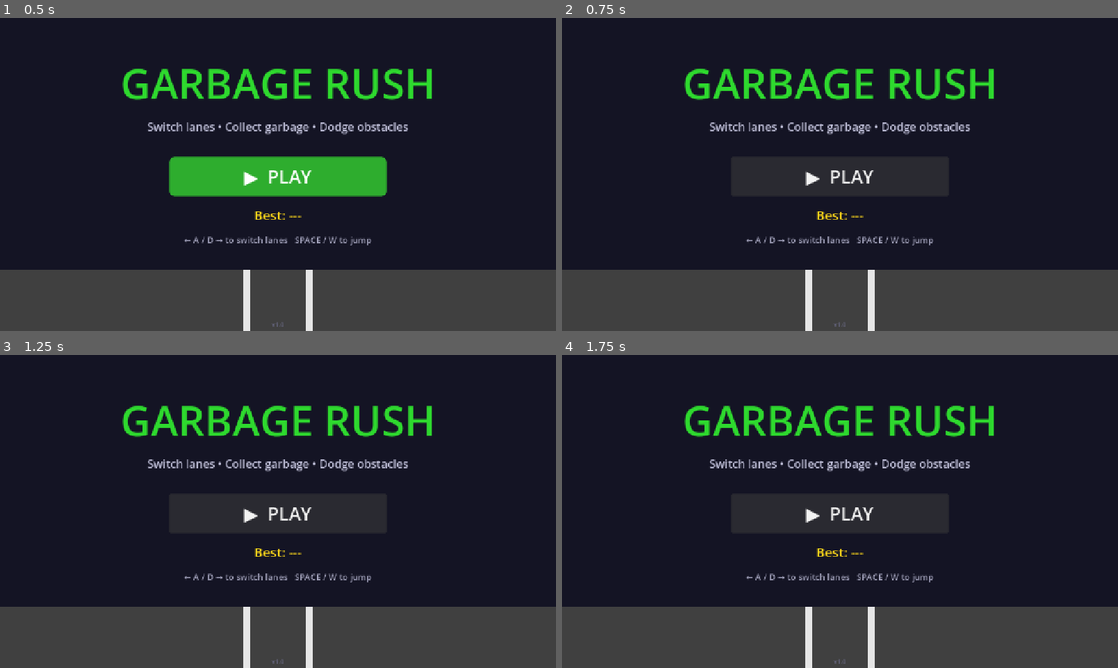
Above: before the commit, frames 1-4 (two rows, left to right).
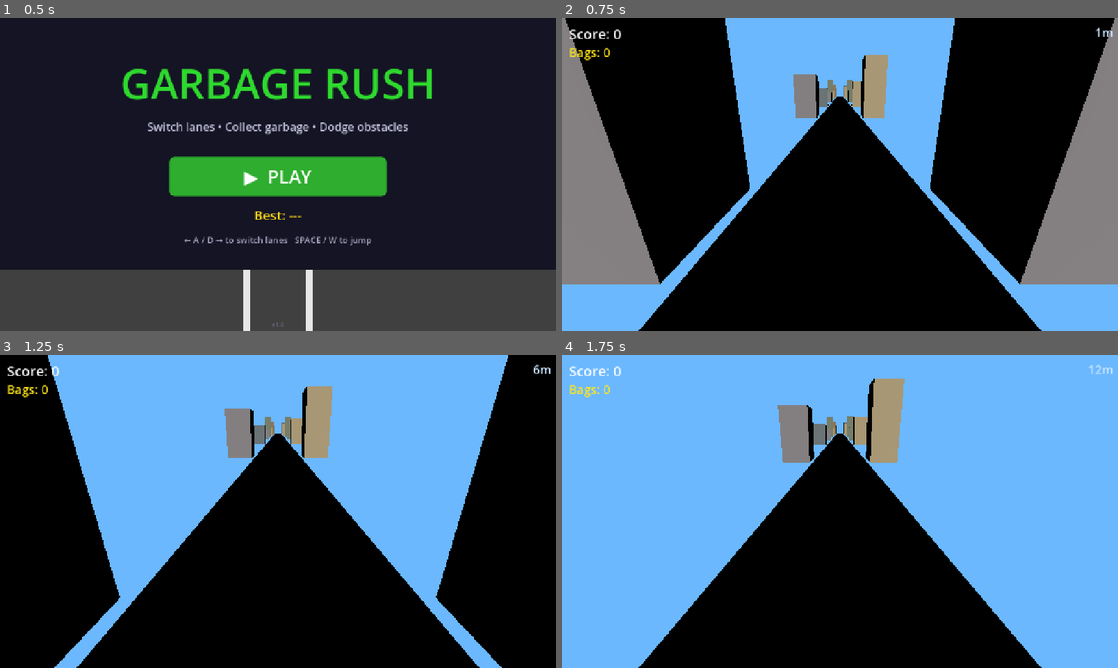
Above: after the commit, the same moments.

Repository: bhavyat81/runner
Game: Godot game, scene res://scenes/main_menu.tscn
Same seed, same stepped clock (60 frames per second), same inputs: the game is played once before the commit and once after it.
Inputs (mouse positions are in pixels of both pictures, inside the frame that each line leads up to):
- Up to frame 1 (0.5 s): no input
- Up to frame 2 (0.75 s): click "▶ PLAY" at 0.5 s
- Up to frame 3 (1.25 s): no input
- Up to frame 4 (1.75 s): click (840, 514) at 1.25 s, where only the run before the commit has a clickable "▶ PLAY"

Frame 1 is identical in both runs. In frame 2, 100% of the frame differs, in the area x 0-100%, y 0-100%; in frame 3, 100%; in frame 4, 100%.
Error before the commit: Parse Error: Expected indented block after function declaration. (res://scripts/game_manager.gd:22)

Commit message:
Fix: Add proper TAB indentation to all GDScript files
Co-authored-by: bhavyat81 <233542359+bhavyat81@users.noreply.github.com>

Diff:
--- a/scripts/building.gd
+++ b/scripts/building.gd
@@ -5,11 +5,11 @@
 @onready var mesh_instance: MeshInstance3D = $Mesh
 
 func setup(height: float, color: Color) -> void:
-var box := BoxMesh.new()
-box.size = Vector3(4.0, height, 6.0)
-mesh_instance.mesh = box
-mesh_instance.position.y = height * 0.5
+	var box := BoxMesh.new()
+	box.size = Vector3(4.0, height, 6.0)
+	mesh_instance.mesh = box
+	mesh_instance.position.y = height * 0.5
 
-var mat := StandardMaterial3D.new()
-mat.albedo_color = color
-mesh_instance.material_override = mat
+	var mat := StandardMaterial3D.new()
+	mat.albedo_color = color
+	mesh_instance.material_override = mat
--- a/scripts/game.gd
+++ b/scripts/game.gd
@@ -30,120 +30,119 @@
 var right_buildings: Array[Node3D] = []
 
 func _ready() -> void:
-truck.died.connect(_on_truck_died)
-_setup_road()
-_setup_buildings()
-obstacle_timer.timeout.connect(_spawn_obstacle)
-garbage_timer.timeout.connect(_spawn_garbage_marker)
-obstacle_timer.start(2.5)
-garbage_timer.start(2.0)
+	truck.died.connect(_on_truck_died)
+	_setup_road()
+	_setup_buildings()
+	obstacle_timer.timeout.connect(_spawn_obstacle)
+	garbage_timer.timeout.connect(_spawn_garbage_marker)
+	obstacle_timer.start(2.5)
+	garbage_timer.start(2.0)
 
 func _process(delta: float) -> void:
-if GameManager.current_state != GameManager.GameState.PLAYING:
-return
+	if GameManager.current_state != GameManager.GameState.PLAYING:
+		return
 
-GameManager.update_game(delta)
-var spd: float = GameManager.current_speed
+	GameManager.update_game(delta)
+	var spd: float = GameManager.current_speed
 
-# Scroll road segments (recycle when they pass the camera)
-for seg in road_segments:
-seg.position.z += spd * delta
-if seg.position.z >= DESPAWN_Z:
-seg.position.z -= SEGMENT_LENGTH * NUM_SEGMENTS
+	# Scroll road segments (recycle when they pass the camera)
+	for seg in road_segments:
+		seg.position.z += spd * delta
+		if seg.position.z >= DESPAWN_Z:
+			seg.position.z -= SEGMENT_LENGTH * NUM_SEGMENTS
 
-# Scroll buildings (same recycling logic)
-for b in left_buildings:
-b.position.z += spd * delta
-if b.position.z >= DESPAWN_Z:
-b.position.z -= SEGMENT_LENGTH * NUM_SEGMENTS
-for b in right_buildings:
-b.position.z += spd * delta
-if b.position.z >= DESPAWN_Z:
-b.position.z -= SEGMENT_LENGTH * NUM_SEGMENTS
+	# Scroll buildings (same recycling logic)
+	for b in left_buildings:
+		b.position.z += spd * delta
+		if b.position.z >= DESPAWN_Z:
+			b.position.z -= SEGMENT_LENGTH * NUM_SEGMENTS
+	for b in right_buildings:
+		b.position.z += spd * delta
+		if b.position.z >= DESPAWN_Z:
+			b.position.z -= SEGMENT_LENGTH * NUM_SEGMENTS
 
-# Scroll and despawn obstacles and markers
-for child in obstacle_container.get_children():
-child.position.z += spd * delta
-if child.position.z >= DESPAWN_Z:
-child.queue_free()
-for child in marker_container.get_children():
-child.position.z += spd * delta
-if child.position.z >= DESPAWN_Z:
-child.queue_free()
+	# Scroll and despawn obstacles and markers
+	for child in obstacle_container.get_children():
+		child.position.z += spd * delta
+		if child.position.z >= DESPAWN_Z:
+			child.queue_free()
+	for child in marker_container.get_children():
+		child.position.z += spd * delta
+		if child.position.z >= DESPAWN_Z:
+			child.queue_free()
 
-# Update HUD
-score_label.text = "Score: %d" % GameManager.score
-garbage_label.text = "Bags: %d" % GameManager.garbage_collected
-distance_label.text = "%dm" % int(GameManager.distance)
+	# Update HUD
+	score_label.text = "Score: %d" % GameManager.score
+	garbage_label.text = "Bags: %d" % GameManager.garbage_collected
+	distance_label.text = "%dm" % int(GameManager.distance)
 
 func _setup_road() -> void:
-for i in range(NUM_SEGMENTS):
-var seg: Node3D = ROAD_SEGMENT_SCENE.instantiate()
-road_container.add_child(seg)
-seg.position.z = -SEGMENT_LENGTH * i
-road_segments.append(seg)
+	for i in range(NUM_SEGMENTS):
+		var seg: Node3D = ROAD_SEGMENT_SCENE.instantiate()
+		road_container.add_child(seg)
+		seg.position.z = -SEGMENT_LENGTH * i
+		road_segments.append(seg)
 
 func _setup_buildings() -> void:
-for i in range(NUM_SEGMENTS):
-var z_pos: float = -SEGMENT_LENGTH * i
+	for i in range(NUM_SEGMENTS):
+		var z_pos: float = -SEGMENT_LENGTH * i
 
-var lb: Node3D = BUILDING_SCENE.instantiate()
-building_container.add_child(lb)
-lb.position = Vector3(-BUILDING_X, 0.0, z_pos)
-lb.setup(randf_range(4.0, 14.0), _random_building_color())
-left_buildings.append(lb)
+		var lb: Node3D = BUILDING_SCENE.instantiate()
+		building_container.add_child(lb)
+		lb.position = Vector3(-BUILDING_X, 0.0, z_pos)
+		lb.setup(randf_range(4.0, 14.0), _random_building_color())
+		left_buildings.append(lb)
 
-var rb: Node3D = BUILDING_SCENE.instantiate()
-building_container.add_child(rb)
-rb.position = Vector3(BUILDING_X, 0.0, z_pos)
-rb.setup(randf_range(4.0, 14.0), _random_building_color())
-right_buildings.append(rb)
+		var rb: Node3D = BUILDING_SCENE.instantiate()
+		building_container.add_child(rb)
+		rb.position = Vector3(BUILDING_X, 0.0, z_pos)
+		rb.setup(randf_range(4.0, 14.0), _random_building_color())
+		right_buildings.append(rb)
 
 func _random_building_color() -> Color:
-var palette := [
-Color(0.5, 0.5, 0.55, 1),   # Gray
-Color(0.55, 0.45, 0.35, 1), # Brown
-Color(0.65, 0.6, 0.5, 1),   # Beige
-Color(0.4, 0.45, 0.5, 1),   # Blue-gray
-Color(0.45, 0.5, 0.45, 1),  # Muted green
-]
-return palette[randi() % palette.size()]
+	var palette := [
+		Color(0.5, 0.5, 0.55, 1),
+		Color(0.55, 0.45, 0.35, 1),
+		Color(0.65, 0.6, 0.5, 1),
+		Color(0.4, 0.45, 0.5, 1),
+		Color(0.45, 0.5, 0.45, 1),
+	]
+	return palette[randi() % palette.size()]
 
 func _spawn_obstacle() -> void:
-if GameManager.current_state != GameManager.GameState.PLAYING:
-return
+	if GameManager.current_state != GameManager.GameState.PLAYING:
+		return
 
-var obs: Area3D = OBSTACLE_SCENE.instantiate()
-obstacle_container.add_child(obs)
-obs.position.z = SPAWN_Z
+	var obs: Area3D = OBSTACLE_SCENE.instantiate()
+	obstacle_container.add_child(obs)
+	obs.position.z = SPAWN_Z
 
-var colors := [
-Color(1.0, 0.25, 0.25, 1), # Red car
-Color(1.0, 0.55, 0.05, 1), # Orange barrier
-Color(1.0, 0.9, 0.1, 1),   # Yellow cone
-]
-obs.setup(randi() % 3, colors[randi() % colors.size()])
+	var colors := [
+		Color(1.0, 0.25, 0.25, 1),
+		Color(1.0, 0.55, 0.05, 1),
+		Color(1.0, 0.9, 0.1, 1),
+	]
+	obs.setup(randi() % 3, colors[randi() % colors.size()])
 
-# Dynamically adjust spawn interval as speed increases
-var ratio: float = (GameManager.current_speed - GameManager.BASE_SPEED) / \
-(GameManager.MAX_SPEED - GameManager.BASE_SPEED)
-obstacle_timer.start(lerpf(3.5, 1.2, clampf(ratio, 0.0, 1.0)))
+	var ratio: float = (GameManager.current_speed - GameManager.BASE_SPEED) / \
+		(GameManager.MAX_SPEED - GameManager.BASE_SPEED)
+	obstacle_timer.start(lerpf(3.5, 1.2, clampf(ratio, 0.0, 1.0)))
 
 func _spawn_garbage_marker() -> void:
-if GameManager.current_state != GameManager.GameState.PLAYING:
-return
+	if GameManager.current_state != GameManager.GameState.PLAYING:
+		return
 
-var marker: Area3D = MARKER_SCENE.instantiate()
-marker_container.add_child(marker)
-marker.position.z = SPAWN_Z
-marker.position.y = 0.03
-marker.setup(randi() % 3)
+	var marker: Area3D = MARKER_SCENE.instantiate()
+	marker_container.add_child(marker)
+	marker.position.z = SPAWN_Z
+	marker.position.y = 0.03
+	marker.setup(randi() % 3)
 
-garbage_timer.start(randf_range(1.8, 3.5))
+	garbage_timer.start(randf_range(1.8, 3.5))
 
 func _on_truck_died() -> void:
-obstacle_timer.stop()
-garbage_timer.stop()
-GameManager.end_game()
-await get_tree().create_timer(1.2).timeout
-get_tree().change_scene_to_file("res://scenes/game_over.tscn")
+	obstacle_timer.stop()
+	garbage_timer.stop()
+	GameManager.end_game()
+	await get_tree().create_timer(1.2).timeout
+	get_tree().change_scene_to_file("res://scenes/game_over.tscn")
--- a/scripts/game_manager.gd
+++ b/scripts/game_manager.gd
@@ -20,68 +20,68 @@
 var current_speed: float = BASE_SPEED
 
 func _ready() -> void:
-_load_high_score()
+	_load_high_score()
 
 func start_game() -> void:
-score = 0
-garbage_collected = 0
-distance = 0.0
-current_speed = BASE_SPEED
-current_state = GameState.PLAYING
-game_state_changed.emit(current_state)
-get_tree().change_scene_to_file("res://scenes/game.tscn")
+	score = 0
+	garbage_collected = 0
+	distance = 0.0
+	current_speed = BASE_SPEED
+	current_state = GameState.PLAYING
+	game_state_changed.emit(current_state)
+	get_tree().change_scene_to_file("res://scenes/game.tscn")
 
 func end_game() -> void:
-current_state = GameState.GAME_OVER
-if score > high_score:
-high_score = score
-_save_high_score()
-game_state_changed.emit(current_state)
+	current_state = GameState.GAME_OVER
+	if score > high_score:
+		high_score = score
+		_save_high_score()
+	game_state_changed.emit(current_state)
 
 func go_to_main_menu() -> void:
-current_state = GameState.MENU
-game_state_changed.emit(current_state)
-get_tree().change_scene_to_file("res://scenes/main_menu.tscn")
+	current_state = GameState.MENU
+	game_state_changed.emit(current_state)
+	get_tree().change_scene_to_file("res://scenes/main_menu.tscn")
 
 func pause_game() -> void:
-if current_state == GameState.PLAYING:
-current_state = GameState.PAUSED
-get_tree().paused = true
-game_state_changed.emit(current_state)
+	if current_state == GameState.PLAYING:
+		current_state = GameState.PAUSED
+		get_tree().paused = true
+		game_state_changed.emit(current_state)
 
 func resume_game() -> void:
-if current_state == GameState.PAUSED:
-current_state = GameState.PLAYING
-get_tree().paused = false
-game_state_changed.emit(current_state)
+	if current_state == GameState.PAUSED:
+		current_state = GameState.PLAYING
+		get_tree().paused = false
+		game_state_changed.emit(current_state)
 
 func add_score(points: int) -> void:
-score += points
-score_changed.emit(score)
+	score += points
+	score_changed.emit(score)
 
 func collect_garbage() -> void:
-garbage_collected += 1
-add_score(10)
+	garbage_collected += 1
+	add_score(10)
 
 func update_game(delta: float) -> void:
-if current_state != GameState.PLAYING:
-return
-distance += current_speed * delta
-current_speed = minf(current_speed + SPEED_INCREMENT * delta, MAX_SPEED)
+	if current_state != GameState.PLAYING:
+		return
+	distance += current_speed * delta
+	current_speed = minf(current_speed + SPEED_INCREMENT * delta, MAX_SPEED)
 
 func _save_high_score() -> void:
-var data := {"high_score": high_score}
-var file := FileAccess.open("user://save_data.json", FileAccess.WRITE)
-if file:
-file.store_string(JSON.stringify(data))
-file.close()
+	var data := {"high_score": high_score}
+	var file := FileAccess.open("user://save_data.json", FileAccess.WRITE)
+	if file:
+		file.store_string(JSON.stringify(data))
+		file.close()
 
 func _load_high_score() -> void:
-if FileAccess.file_exists("user://save_data.json"):
-var file := FileAccess.open("user://save_data.json", FileAccess.READ)
-if file:
-var content := file.get_as_text()
-file.close()
-var json := JSON.new()
-if json.parse(content) == OK and json.data is Dictionary:
-high_score = int(json.data.get("high_score", 0))
+	if FileAccess.file_exists("user://save_data.json"):
+		var file := FileAccess.open("user://save_data.json", FileAccess.READ)
+		if file:
+			var content := file.get_as_text()
+			file.close()
+			var json := JSON.new()
+			if json.parse(content) == OK and json.data is Dictionary:
+				high_score = int(json.data.get("high_score", 0))
--- a/scripts/game_over.gd
+++ b/scripts/game_over.gd
@@ -9,15 +9,15 @@
 @onready var menu_btn: Button = $Panel/VBox/ButtonRow/MenuButton
 
 func _ready() -> void:
-final_score.text = "Score: %d" % GameManager.score
-garbage_label.text = "Bags Collected: %d" % GameManager.garbage_collected
-best_score.text = "Best: %d" % GameManager.high_score
-restart_btn.pressed.connect(_on_restart)
-menu_btn.pressed.connect(_on_menu)
-get_tree().paused = false
+	final_score.text = "Score: %d" % GameManager.score
+	garbage_label.text = "Bags Collected: %d" % GameManager.garbage_collected
+	best_score.text = "Best: %d" % GameManager.high_score
+	restart_btn.pressed.connect(_on_restart)
+	menu_btn.pressed.connect(_on_menu)
+	get_tree().paused = false
 
 func _on_restart() -> void:
-GameManager.start_game()
+	GameManager.start_game()
 
 func _on_menu() -> void:
-GameManager.go_to_main_menu()
+	GameManager.go_to_main_menu()
--- a/scripts/garbage_marker.gd
+++ b/scripts/garbage_marker.gd
@@ -18,57 +18,57 @@
 const BAG_FALL_SPEED: float = 8.0
 
 func _ready() -> void:
-body_entered.connect(_on_body_entered)
-_build_meshes()
+	body_entered.connect(_on_body_entered)
+	_build_meshes()
 
 func _build_meshes() -> void:
-# Red glowing disc on road surface
-var cyl := CylinderMesh.new()
-cyl.top_radius = 0.85
-cyl.bottom_radius = 0.85
-cyl.height = 0.06
-marker_mesh.mesh = cyl
+	# Red glowing disc on road surface
+	var cyl := CylinderMesh.new()
+	cyl.top_radius = 0.85
+	cyl.bottom_radius = 0.85
+	cyl.height = 0.06
+	marker_mesh.mesh = cyl
 
-var red_mat := StandardMaterial3D.new()
-red_mat.albedo_color = Color(1.0, 0.05, 0.05, 1.0)
-red_mat.emission_enabled = true
-red_mat.emission = Color(1.0, 0.0, 0.0, 1.0)
-red_mat.emission_energy_multiplier = 0.6
-marker_mesh.material_override = red_mat
+	var red_mat := StandardMaterial3D.new()
+	red_mat.albedo_color = Color(1.0, 0.05, 0.05, 1.0)
+	red_mat.emission_enabled = true
+	red_mat.emission = Color(1.0, 0.0, 0.0, 1.0)
+	red_mat.emission_energy_multiplier = 0.6
+	marker_mesh.material_override = red_mat
 
-# Dark garbage bag falling from building roof
-var sphere := SphereMesh.new()
-sphere.radius = 0.3
-sphere.height = 0.6
-garbage_bag.mesh = sphere
-garbage_bag.position.y = BAG_START_Y
+	# Dark garbage bag falling from building roof
+	var sphere := SphereMesh.new()
+	sphere.radius = 0.3
+	sphere.height = 0.6
+	garbage_bag.mesh = sphere
+	garbage_bag.position.y = BAG_START_Y
 
-var dark_mat := StandardMaterial3D.new()
-dark_mat.albedo_color = Color(0.15, 0.15, 0.15, 1.0)
-garbage_bag.material_override = dark_mat
+	var dark_mat := StandardMaterial3D.new()
+	dark_mat.albedo_color = Color(0.15, 0.15, 0.15, 1.0)
+	garbage_bag.material_override = dark_mat
 
-# Cylindrical collision zone covering the disc area
-var cyl_shape := CylinderShape3D.new()
-cyl_shape.radius = 0.85
-cyl_shape.height = 1.5
-collision_shape.shape = cyl_shape
-collision_shape.position.y = 0.75
+	# Cylindrical collision zone covering the disc area
+	var cyl_shape := CylinderShape3D.new()
+	cyl_shape.radius = 0.85
+	cyl_shape.height = 1.5
+	collision_shape.shape = cyl_shape
+	collision_shape.position.y = 0.75
 
 func setup(p_lane: int) -> void:
-lane = p_lane
-position.x = LANE_X[lane]
+	lane = p_lane
+	position.x = LANE_X[lane]
 
 func _process(delta: float) -> void:
-if bag_falling and not collected:
-garbage_bag.position.y = maxf(
-garbage_bag.position.y - BAG_FALL_SPEED * delta,
-BAG_END_Y
-)
-if garbage_bag.position.y <= BAG_END_Y:
-bag_falling = false
+	if bag_falling and not collected:
+		garbage_bag.position.y = maxf(
+			garbage_bag.position.y - BAG_FALL_SPEED * delta,
+			BAG_END_Y
+		)
+		if garbage_bag.position.y <= BAG_END_Y:
+			bag_falling = false
 
 func _on_body_entered(body: Node3D) -> void:
-if body.is_in_group("truck") and not collected:
-collected = true
-GameManager.collect_garbage()
-queue_free()
+	if body.is_in_group("truck") and not collected:
+		collected = true
+		GameManager.collect_garbage()
+		queue_free()
--- a/scripts/main_menu.gd
+++ b/scripts/main_menu.gd
@@ -6,10 +6,10 @@
 @onready var high_score_label: Label = $VBoxContainer/HighScoreLabel
 
 func _ready() -> void:
-var hs: int = GameManager.high_score
-high_score_label.text = "Best: ---" if hs == 0 else "Best: %d" % hs
-play_button.pressed.connect(_on_play_pressed)
-get_tree().paused = false
+	var hs: int = GameManager.high_score
+	high_score_label.text = "Best: ---" if hs == 0 else "Best: %d" % hs
+	play_button.pressed.connect(_on_play_pressed)
+	get_tree().paused = false
 
 func _on_play_pressed() -> void:
-GameManager.start_game()
+	GameManager.start_game()
--- a/scripts/obstacle.gd
+++ b/scripts/obstacle.gd
@@ -8,25 +8,25 @@
 const LANE_X: Array[float] = [-2.0, 0.0, 2.0]
 
 func _ready() -> void:
-body_entered.connect(_on_body_entered)
+	body_entered.connect(_on_body_entered)
 
 func setup(lane: int, color: Color) -> void:
-position.x = LANE_X[lane]
+	position.x = LANE_X[lane]
 
-var box := BoxMesh.new()
-box.size = Vector3(1.6, 1.2, 1.8)
-mesh_instance.mesh = box
-mesh_instance.position.y = 0.6
+	var box := BoxMesh.new()
+	box.size = Vector3(1.6, 1.2, 1.8)
+	mesh_instance.mesh = box
+	mesh_instance.position.y = 0.6
 
-var mat := StandardMaterial3D.new()
-mat.albedo_color = color
-mesh_instance.material_override = mat
+	var mat := StandardMaterial3D.new()
+	mat.albedo_color = color
+	mesh_instance.material_override = mat
 
-var shape := BoxShape3D.new()
-shape.size = Vector3(1.6, 1.2, 1.8)
-collision_shape.shape = shape
-collision_shape.position.y = 0.6
+	var shape := BoxShape3D.new()
+	shape.size = Vector3(1.6, 1.2, 1.8)
+	collision_shape.shape = shape
+	collision_shape.position.y = 0.6
 
 func _on_body_entered(body: Node3D) -> void:
-if body.is_in_group("truck"):
-body.die()
+	if body.is_in_group("truck"):
+		body.die()
--- a/scripts/truck.gd
+++ b/scripts/truck.gd
@@ -22,62 +22,62 @@
 signal died
 
 func _ready() -> void:
-current_lane = 1
-target_x = LANES[current_lane]
-position = Vector3(0.0, 0.0, 0.0)
-add_to_group("truck")
+	current_lane = 1
+	target_x = LANES[current_lane]
+	position = Vector3(0.0, 0.0, 0.0)
+	add_to_group("truck")
 
 func _physics_process(delta: float) -> void:
-if is_dead:
-return
+	if is_dead:
+		return
 
-# Apply gravity
-if not is_on_floor():
-velocity.y -= GRAVITY * delta
-else:
-velocity.y = 0.0
+	# Apply gravity
+	if not is_on_floor():
+		velocity.y -= GRAVITY * delta
+	else:
+		velocity.y = 0.0
 
-# Smooth X lane transition
-position.x = lerp(position.x, target_x, LANE_SWITCH_SPEED * delta)
+	# Smooth X lane transition
+	position.x = lerp(position.x, target_x, LANE_SWITCH_SPEED * delta)
 
-move_and_slide()
+	move_and_slide()
 
 func _input(event: InputEvent) -> void:
-if is_dead:
-return
+	if is_dead:
+		return
 
-# Keyboard / gamepad controls
-if event.is_action_pressed("move_left"):
-_change_lane(-1)
-elif event.is_action_pressed("move_right"):
-_change_lane(1)
-elif event.is_action_pressed("jump"):
-_try_jump()
+	# Keyboard / gamepad controls
+	if event.is_action_pressed("move_left"):
+		_change_lane(-1)
+	elif event.is_action_pressed("move_right"):
+		_change_lane(1)
+	elif event.is_action_pressed("jump"):
+		_try_jump()
 
-# Touch swipe controls
-if event is InputEventScreenTouch:
-if event.pressed:
-touch_start = event.position
-else:
-var delta_vec: Vector2 = event.position - touch_start
-if delta_vec.length() > SWIPE_THRESHOLD:
-if abs(delta_vec.x) > abs(delta_vec.y):
-_change_lane(1 if delta_vec.x > 0 else -1)
-elif delta_vec.y < 0:
-_try_jump()
+	# Touch swipe controls
+	if event is InputEventScreenTouch:
+		if event.pressed:
+			touch_start = event.position
+		else:
+			var delta_vec: Vector2 = event.position - touch_start
+			if delta_vec.length() > SWIPE_THRESHOLD:
+				if abs(delta_vec.x) > abs(delta_vec.y):
+					_change_lane(1 if delta_vec.x > 0 else -1)
+				elif delta_vec.y < 0:
+					_try_jump()
 
 func _change_lane(direction: int) -> void:
-var new_lane := clampi(current_lane + direction, 0, 2)
-if new_lane != current_lane:
-current_lane = new_lane
-target_x = LANES[current_lane]
+	var new_lane := clampi(current_lane + direction, 0, 2)
+	if new_lane != current_lane:
+		current_lane = new_lane
+		target_x = LANES[current_lane]
 
 func _try_jump() -> void:
-if is_on_floor():
-velocity.y = JUMP_SPEED
+	if is_on_floor():
+		velocity.y = JUMP_SPEED
 
 func die() -> void:
-if is_dead:
-return
-is_dead = true
-died.emit()
+	if is_dead:
+		return
+	is_dead = true
+	died.emit()
